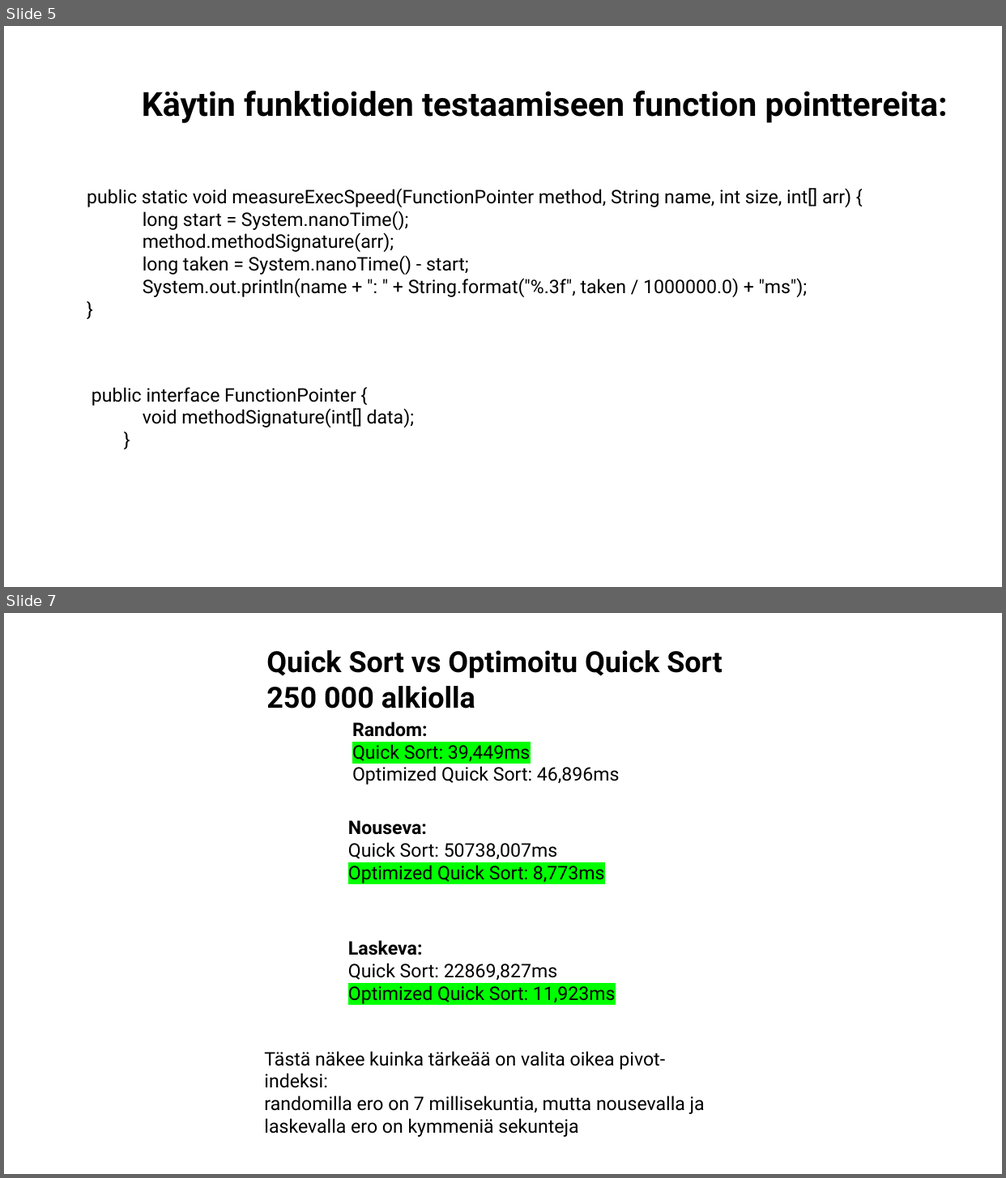
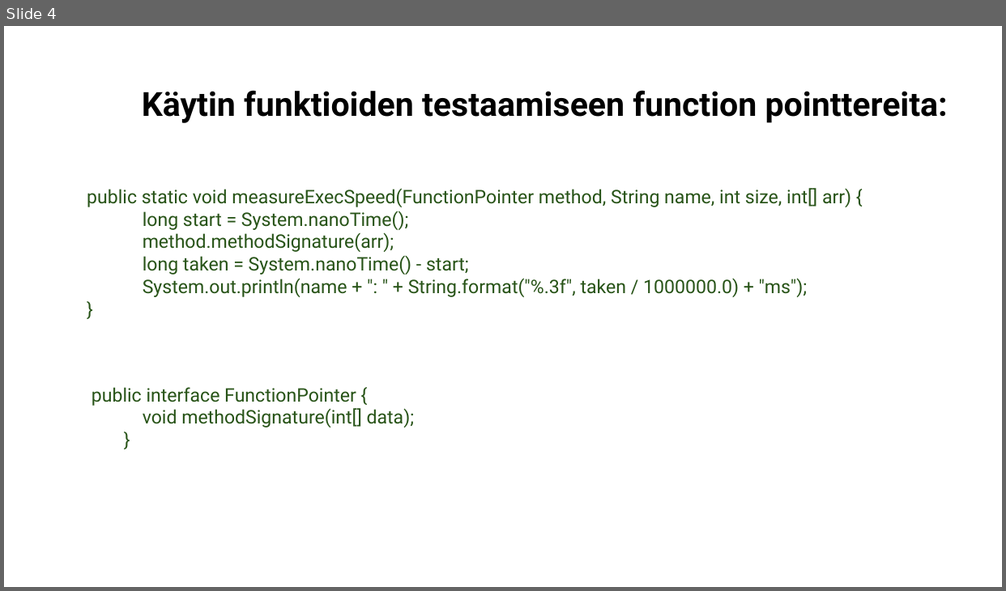
Before and after one commit to KeskinenNiilo/SortAlgorithmsJava, a slide deck: dokumentointi.pptx. Shown one above the other, each under a label of ours: slides 5 and 7 before the commit, slide 4 after it; the slides between them are not shown. The pictures are 1006x1178 and 1006x591 pixels, drawn with LibreOffice and Linux fonts; fonts in the diff are those of the drawing. Boxes give left, top, right and bottom in pixels: in the first picture for what was removed or moved away, otherwise in the second. Text is boxed around its words. In the diff, an @@ line names an element or a change of style, - is before the commit and + after.

Commit message:
fixed quicksort

```diff
--- a/dokumentointi.pptx
+++ b/dokumentointi.pptx
@@ slide 7 removed at [4, 613, 1002, 1174], background #FFFFFF @@
@@ text removed at [266, 650, 722, 709] @@
-Quick Sort vs Optimoitu Quick Sort
-250 000 alkiolla
@@ text removed at [352, 722, 620, 785] @@
-Random:
-Quick Sort: 39,449ms
-Optimized Quick Sort: 46,896ms
@@ text removed at [348, 820, 605, 884] @@
-Nouseva:
-Quick Sort: 50738,007ms
-Optimized Quick Sort: 8,773ms
@@ text removed at [348, 940, 616, 1004] @@
-Laskeva:
-Quick Sort: 22869,827ms
-Optimized Quick Sort: 11,923ms
@@ text removed at [264, 1051, 705, 1137] @@
-Tästä näkee kuinka tärkeää on valita oikea pivot-indeksi:
-randomilla ero on 7 millisekuntia, mutta nousevalla ja
-laskevalla ero on kymmeniä sekunteja
@@ what was slide 5 is now slide 4 @@
@@ slide 4 changed as well @@
@@ text "public static void measureExecSpeed(FunctionPointer method, ..." at [87, 188, 851, 297]: text colour #000000 to #275417 @@
@@ text "public interface FunctionPointer {" at [91, 387, 415, 428]: text colour #000000 to #275417 @@
```
Also in this commit, not shown: 4 other slides changed, 2 slides added, 2 other slides removed, 1 other file.
